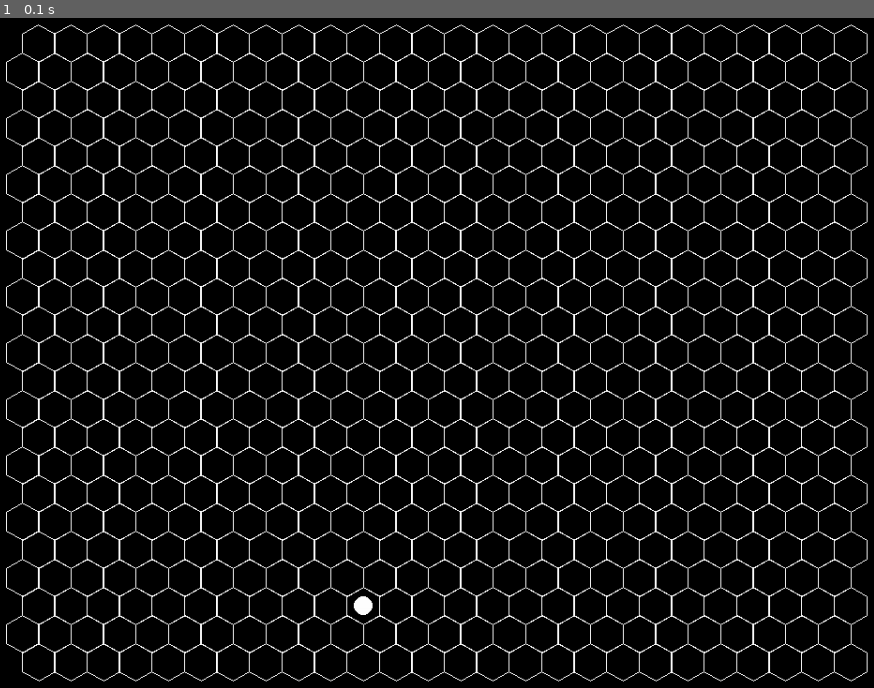
Above: before the commit, frame 1.
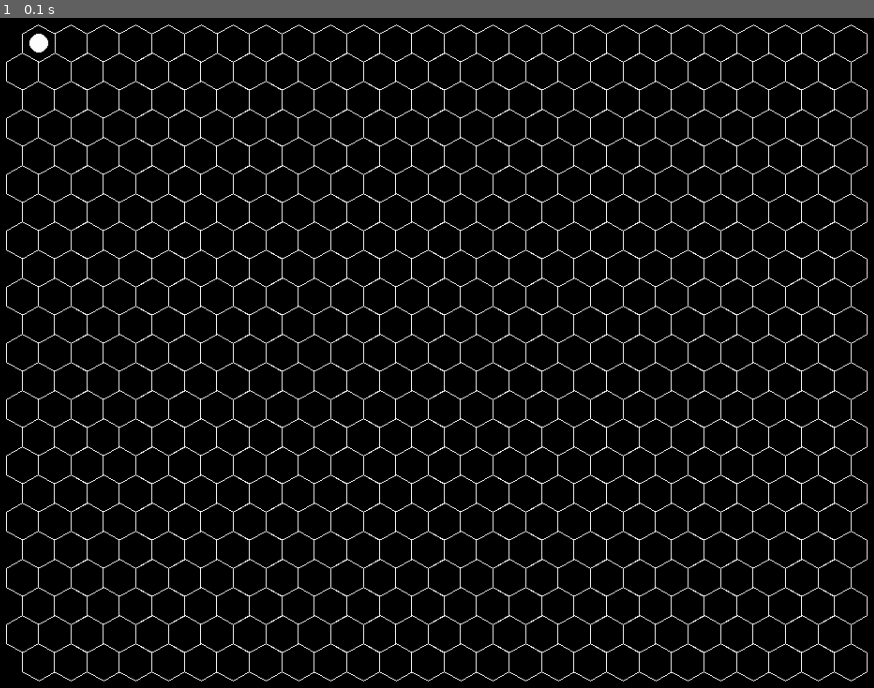
Above: after the commit, the same moment.

Repository: Ghost-VAC/VAC-conquest
Game: pygame game, started from main.py
Same seed, same stepped clock (60 frames per second), same inputs: the game is played once before the commit and once after it.
Inputs:
- Up to frame 1 (0.1 s): no input

The runs differ from the first frame. In frame 1, 2.8% of the frame differs, in the area x 2-97%, y 2-98%.

Commit message:
Remake of the drawing functions Naive moving functions began

Diff:
--- a/contents/board/backboard.py
+++ b/contents/board/backboard.py
@@ -54,28 +54,42 @@
                 offset = (y % 2 == 0) * math.sqrt(3) * (radius / 2)
                 center_x = int(fx(x) + offset) + x_zero
                 center_y = fy(y) + y_zero
-                self.cases[y].append(Case((center_x, center_y), radius))
+                self.cases[y].append(Case(self, (center_x, center_y), radius))
 
-                pygame.draw.polygon(self.screen, WHITE, self.cases[y][x].hexagon.get_points(), width=stroke_width)
+                #pygame.draw.polygon(self.screen, WHITE, self.cases[y][x].hexagon.get_points(), width=stroke_width)
 
     def custom_len(self):
         return len(self.cases), len(self.cases[0])
 
 
 class Case:
-    def __init__(self, center, size, kind=None, occupant=None):
+    def __init__(self, board, center, size, kind=None, occupant=None):
         """
         Case class, made for describing the cases of the board
+        :param board: board
         :param center: tuple[int,int]
         :param size: int
         :param kind:
         :param occupant:
         """
+        self.board = board
         self.center = center
+        self.x = self.center[0]
+        self.y = self.center[1]
         self.size = size
         self.kind = kind
         self.occupant = occupant
         self.hexagon = contents.utility.geometry.Hexagon(self.center, self.size)
+        self.draw()
+
+    def draw(self):
+        pygame.draw.polygon(self.board.screen, BLACK, self.hexagon.get_points(), width=0)
+        pygame.draw.polygon(self.board.screen, WHITE, self.hexagon.get_points(), width=stroke_width)
+        if self.kind:
+            self.kind.draw()
+
+        if self.occupant:
+            self.occupant.draw()
 
     def __eq__(self, other):
         """
--- a/contents/characters/characters.py
+++ b/contents/characters/characters.py
@@ -26,12 +26,23 @@
 class Soldier(Character):
     def __init__(self, board, position, life=100):
         super().__init__(board, position, life)
-        self.draw_coordinates = board.cases[position[0]][position[1]].center
+        self.draw_coordinates = board.cases[position[1]][position[0]].center
+        self.case = self.board.cases[self.position[1]][self.position[0]]
+        self.case.occupant = self
+        self.case.draw()
 
-        pygame.draw.circle(board.screen,WHITE,self.draw_coordinates,10)
 
     def move(self,dx, dy):
-        print(self.board.custom_len())
+        if 0 <= self.position[0]+dx < self.board.custom_len()[0] and 0 <= self.position[1]+dy < self.board.custom_len()[1]:
+            self.case.occupant = None
+            self.case.draw()
+            self.position = self.position[0]+dx, self.position[1]+ dy
+            self.draw_coordinates = self.board.cases[self.position[1]][self.position[0]].center
+            self.case = self.board.cases[self.position[1]][self.position[0]]
+            self.case.occupant = self
+            self.case.draw()
+        else:
+            raise ValueError("Déplacement interdit hors de limites de la case")
 
-        if 0 <= self.position[0]+dx < self.board.custom_len()[0] and 0 <= self.position[1]+dy < self.board.custom_len()[1]:
-            self.position = self.position + (dx,dy)
+    def draw(self):
+        pygame.draw.circle(self.board.screen, WHITE, self.draw_coordinates, 10)
--- a/contents/utility/constants.py
+++ b/contents/utility/constants.py
@@ -2,3 +2,5 @@
 
 WHITE = pygame.Color(255, 255, 255)
 BLACK = pygame.Color(0, 0, 0)
+
+stroke_width = 1
--- a/main.py
+++ b/main.py
@@ -17,12 +17,13 @@
     board = contents.board.backboard.Board(screen, width, height)
     board.draw_board(20)
 
-    soldat = contents.characters.characters.Soldier(board, (20, 10))
+    soldat = contents.characters.characters.Soldier(board, (5, 0))
 
     pygame.display.flip()
 
-    soldat.move(20,-2)
+    soldat.move(-5, 0)
     pygame.display.flip()
+
 
     while True:
         for event in pygame.event.get():
